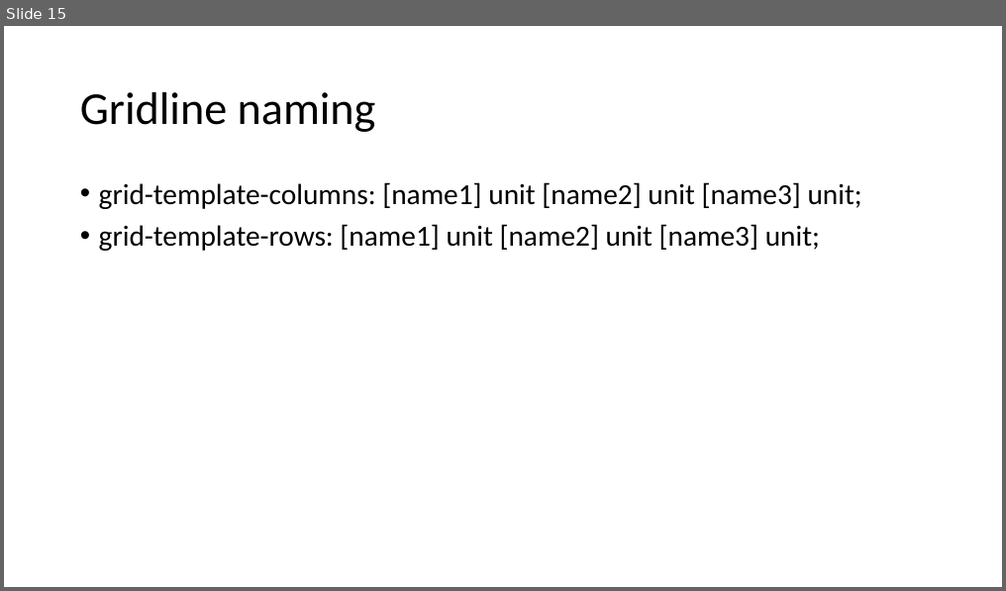
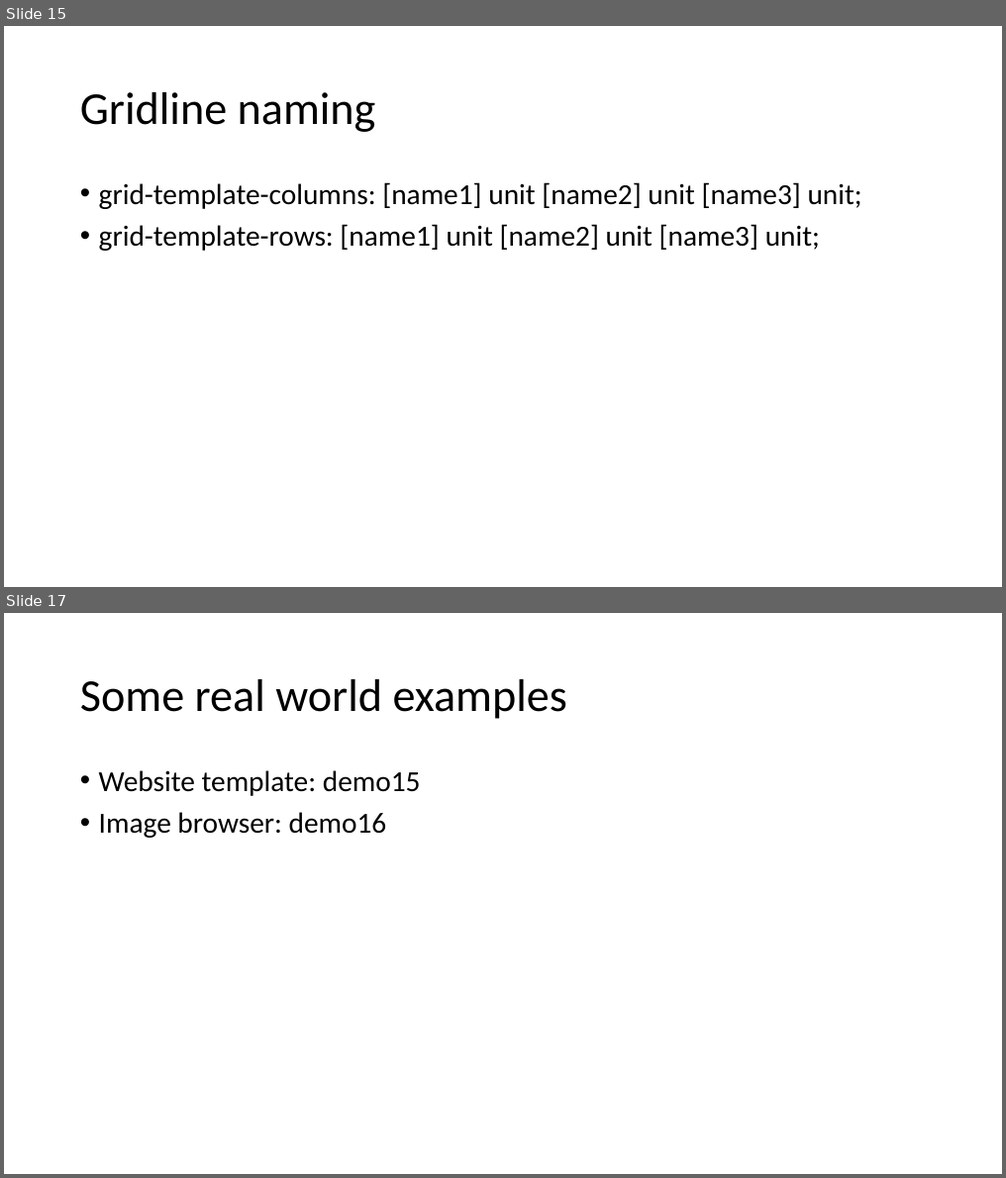
Before and after one commit to krishermans/flexgridcss, a slide deck: slides/GridLayout.pptx. Shown one above the other, each under a label of ours: slide 15 before the commit, slides 15 and 17 after it; the slides between them are not shown. The pictures are 1006x591 and 1006x1178 pixels, drawn with LibreOffice and Linux fonts; fonts in the diff are those of the drawing. Boxes give left, top, right and bottom in pixels: in the first picture for what was removed or moved away, otherwise in the second. Text is boxed around its words. In the diff, an @@ line names an element or a change of style, - is before the commit and + after.

```diff
--- a/slides/GridLayout.pptx
+++ b/slides/GridLayout.pptx
@@ slide 17 added at box(4, 613, 1002, 1174), background #FFFFFF @@
@@ title added at box(80, 679, 567, 719), 44 pt, text #000000 @@
+Some real world examples
@@ text added at box(99, 770, 421, 838), 28 pt, text #000000 @@
+• Website template: demo15
+• Image browser: demo16
```
Also in this commit, not shown: 1 other slide added, 19 other files.
